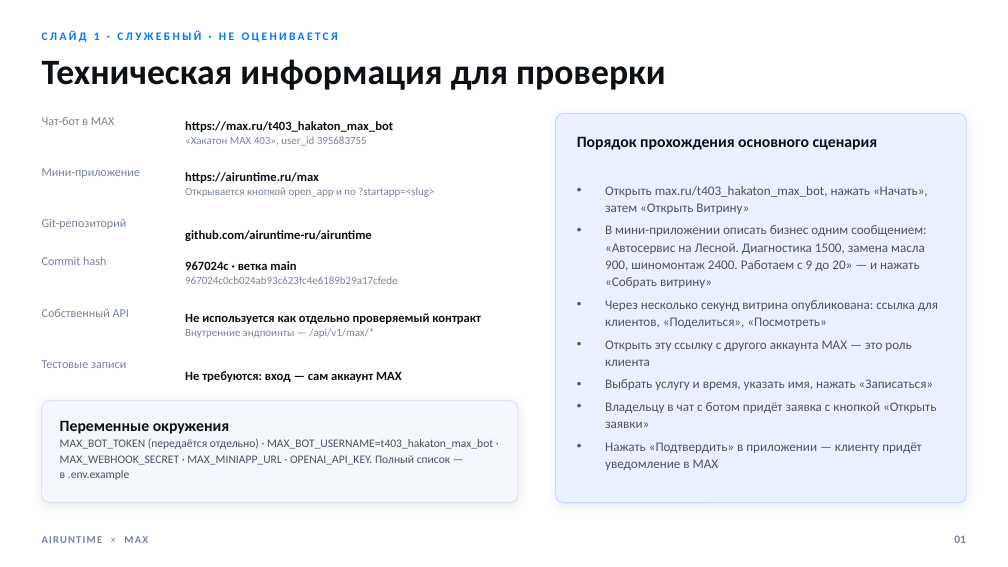
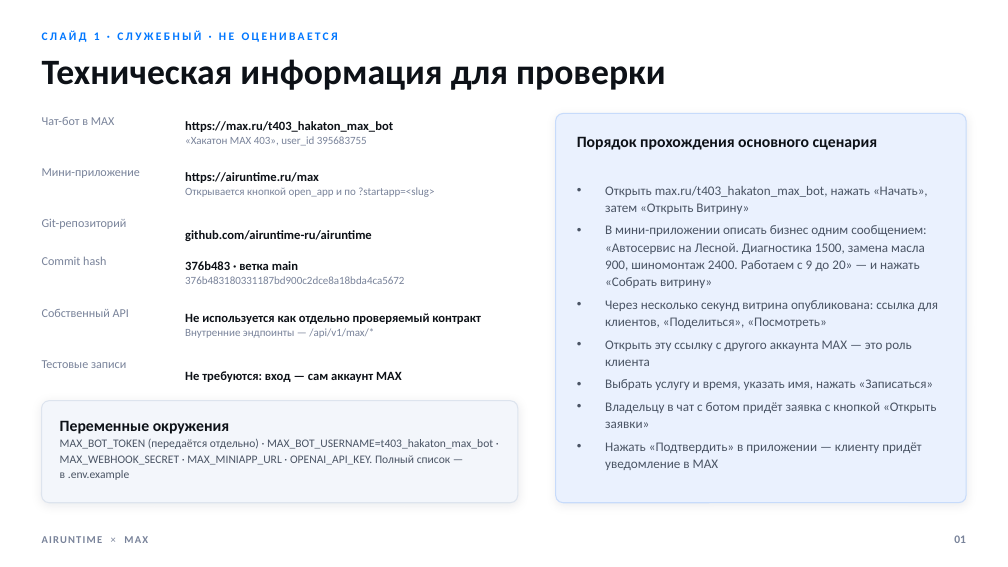
Before and after one commit to airuntime-ru/airuntime, a slide deck: slide 1 of docs/max-presentation/presentation.pptx. Drawn at 1008x567 pixels with LibreOffice and Linux fonts; fonts in the diff are those of the drawing. Boxes give left, top, right and bottom in pixels: in the first picture for what was removed or moved away, otherwise in the second. Text is boxed around its words. In the diff, an @@ line names an element or a change of style, - is before the commit and + after.

```diff
--- a/docs/max-presentation/presentation.pptx
+++ b/docs/max-presentation/presentation.pptx
@@ text at (185,261,404,284): text changed @@
-967024c · ветка main
-967024c0cb024ab93c623fc4e6189b29a17cfede
+376b483 · ветка main
+376b483180331187bd900c2dce8a18bda4ca5672
```
Also in this commit, not shown: 2 other files.
